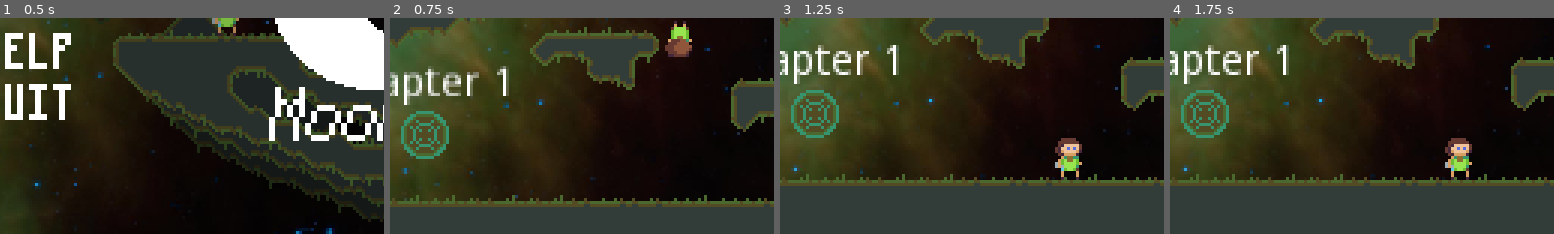
Above: before the commit, frames 1-4 (left to right).
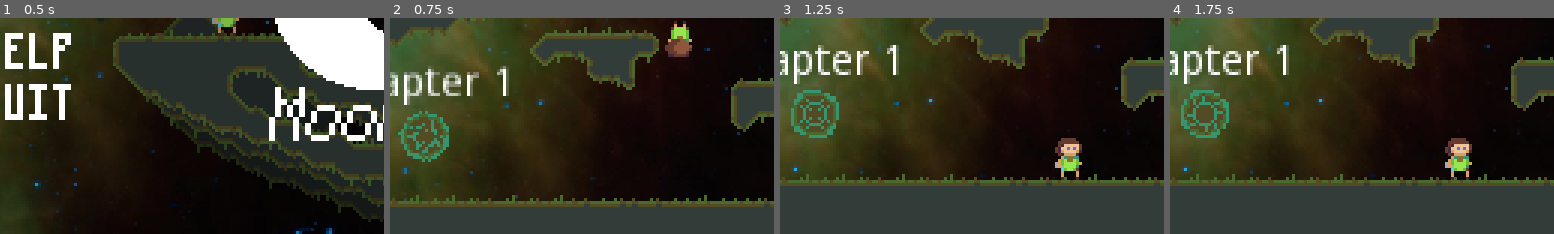
Above: after the commit, the same moments.

Repository: markopolojorgensen/github-gameoff-2020
Game: Godot game, scene res://game.tscn
The game is run twice, just before and just after one commit, with the same random seed, the same clock (stepped at 60 frames per second) and the same inputs. The engine's default icon, where the game draws it, is replaced by a stand-in: a white triangle on a blue panel in a dark square. Sound files missing from this copy of the repository are replaced by a short silence.
Inputs (mouse positions are % of the whole screen's width and height, from its top left):
- Up to frame 1 (0.5 s): no input
- Up to frame 2 (0.75 s): tap Enter (ui_accept) at 0.5 s; drag from (3, 23) to (60, 28) at 0.52 s
- Up to frame 3 (1.25 s): no input
- Up to frame 4 (1.75 s): drag from (30, 55) to (12, 72) at 1.27 s
The pictures show only the part of the screen within x 8-58%, y 50-100%; the shares and areas given below are measured in that part.

Frame 1 is identical in both runs. In frame 2, 0.8% of the frame differs, in the area x 2-16%, y 43-67%; in frame 3, 0.2%; in frame 4, 0.7%.

Commit message:
level selector spin

Diff:
--- a/levels/level_select/level_selector.gd
+++ b/levels/level_select/level_selector.gd
@@ -7,12 +7,18 @@
 func _ready():
 	$label.text = level_name
 	update_visibility()
+	$sprite.rotation_degrees = randi() % 360
+
+func _process(delta):
+	$sprite.rotation_degrees += delta * 50
 
 func update_visibility():
 	if global.level_manager.max_level_index >= (level_to_load):
+		set_process(true)
 		show()
 		$trigger/collision_shape_2d.disabled = false
 	else:
+		set_process(false)
 		hide()
 		$trigger/collision_shape_2d.disabled = true
 
